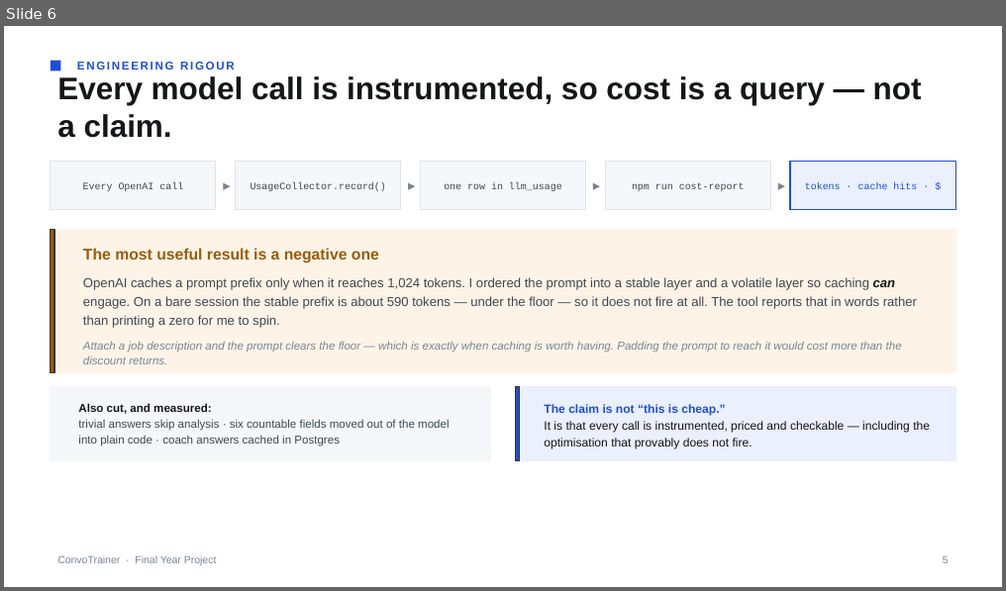
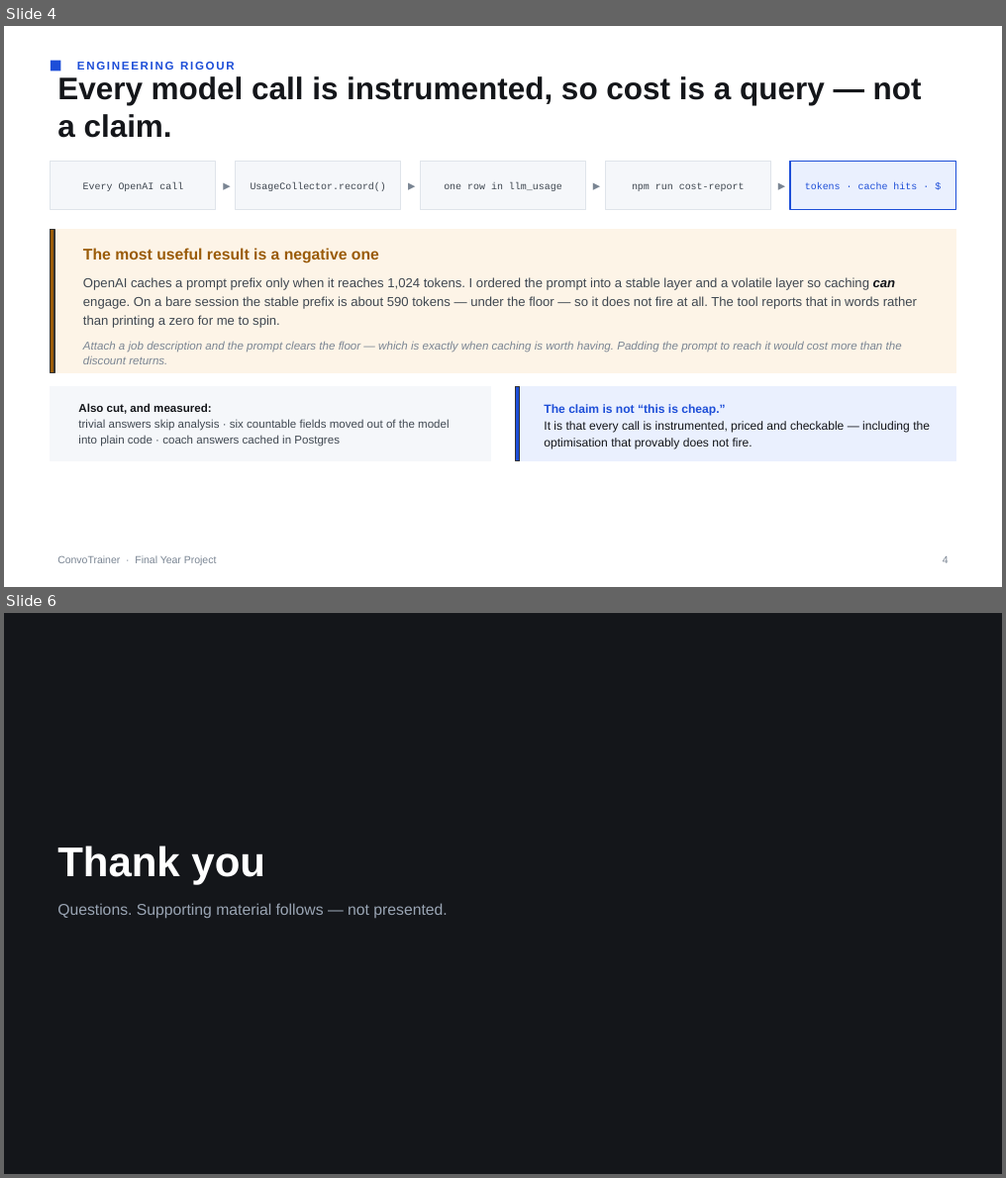
Before and after one commit to DylanTYX/social-interaction-app, a slide deck: docs/presentation/FYP-demo.pptx. Shown one above the other, each under a label of ours: slide 6 before the commit, slides 4 and 6 after it; the slides between them are not shown. The pictures are 1006x591 and 1006x1178 pixels, drawn with LibreOffice and Linux fonts; fonts in the diff are those of the drawing. Boxes give left, top, right and bottom in pixels: in the first picture for what was removed or moved away, otherwise in the second. Text is boxed around its words. In the diff, an @@ line names an element or a change of style, - is before the commit and + after.

Commit message:
feat: updated demo materials

```diff
--- a/docs/presentation/FYP-demo.pptx
+++ b/docs/presentation/FYP-demo.pptx
@@ slide 6 added at (4, 613, 1002, 1174), background #14161A @@
@@ text added at (57, 846, 265, 884), 40 pt, text #FFFFFF, bold @@
+Thank you
@@ text added at (57, 903, 447, 919), 15 pt, text #9AA5B4 @@
+Questions. Supporting material follows — not presented.
@@ what was slide 6 is now slide 4 @@
@@ slide 4 changed as well @@
@@ text at (943, 557, 948, 564): text changed @@
-5
+4
```
Also in this commit, not shown: 10 other slides changed, 4 slides removed, 2 other files.
